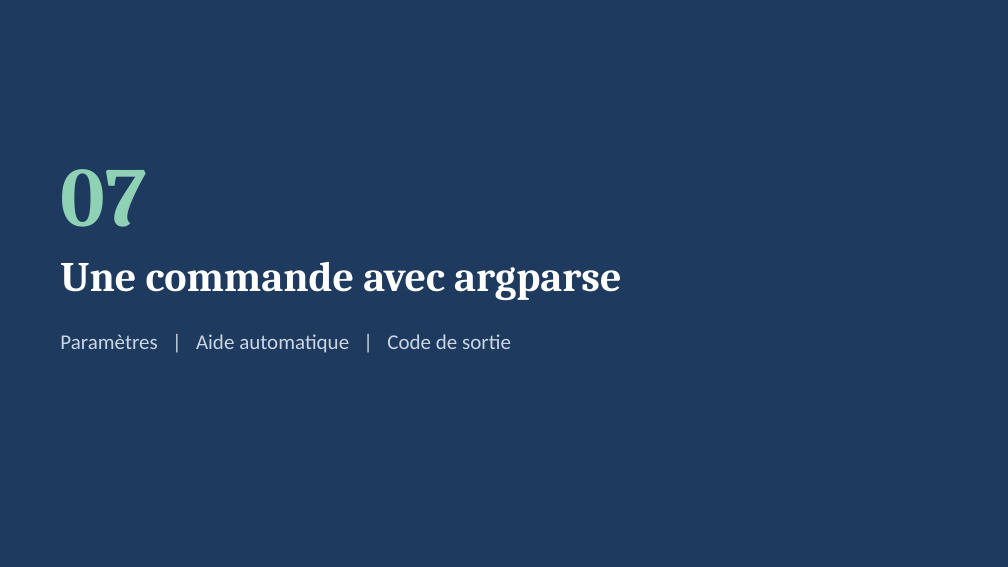
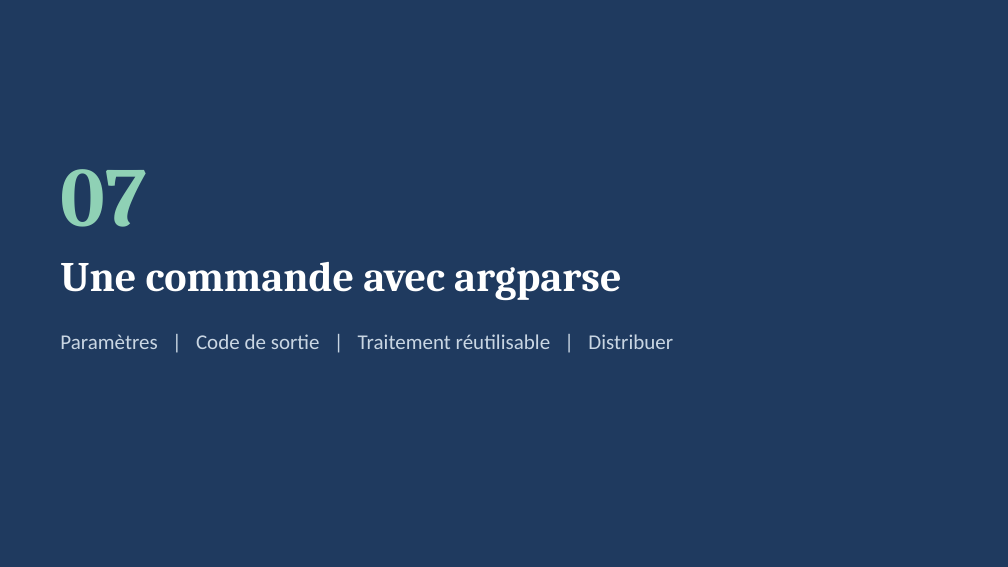
Before and after one commit to ardev2/formation-analyse-donnees-python, a slide deck: slide 33 of cours/05-jour3-matin/projet-cli.pptx (slide 31 before the commit). Drawn at 1008x567 pixels with LibreOffice and Linux fonts; fonts in the diff are those of the drawing. Boxes give left, top, right and bottom in pixels: in the first picture for what was removed or moved away, otherwise in the second. Text is boxed around its words. In the diff, an @@ line names an element or a change of style, - is before the commit and + after.

```diff
--- a/cours/05-jour3-matin/projet-cli.pptx
+++ b/cours/05-jour3-matin/projet-cli.pptx
@@ text at (60,334,673,349): text changed @@
-Paramètres | Aide automatique | Code de sortie
+Paramètres | Code de sortie | Traitement réutilisable | Distribuer
```
Also in this commit, not shown: 2 other slides changed, 4 slides added, 7 other files.
